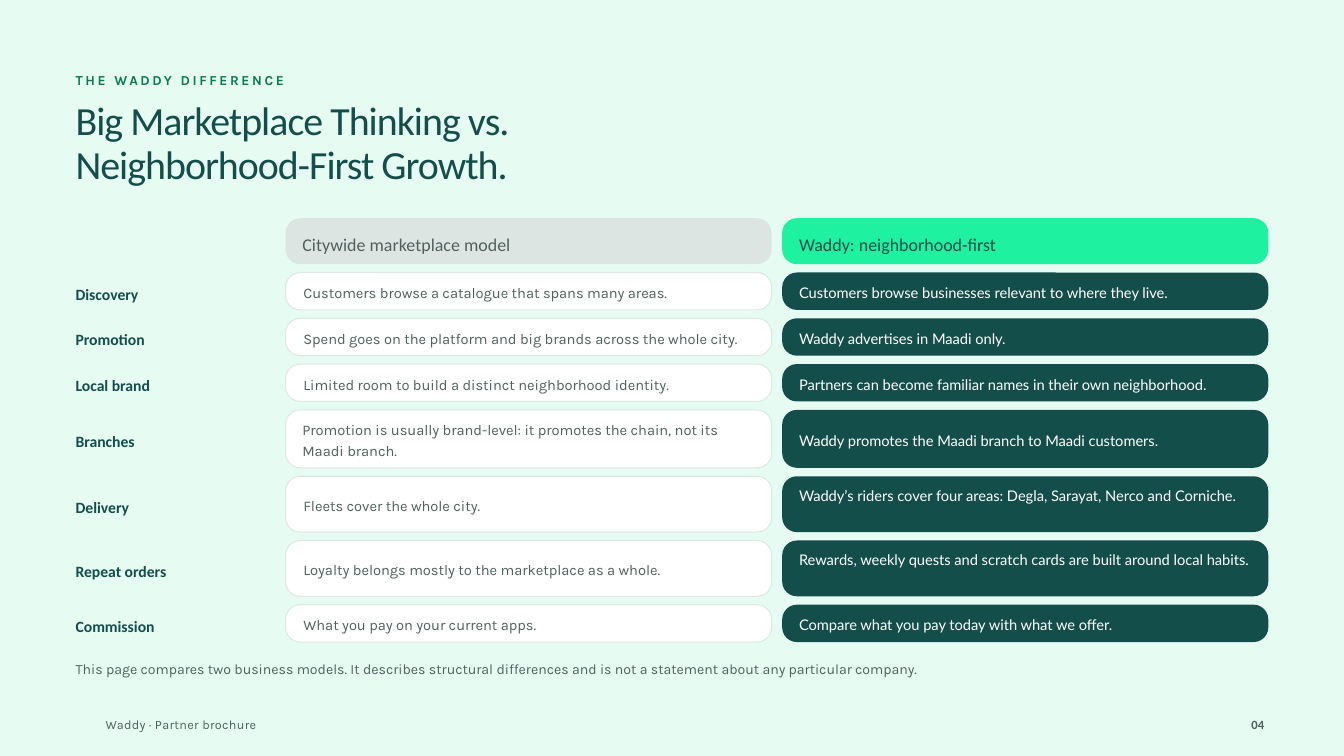
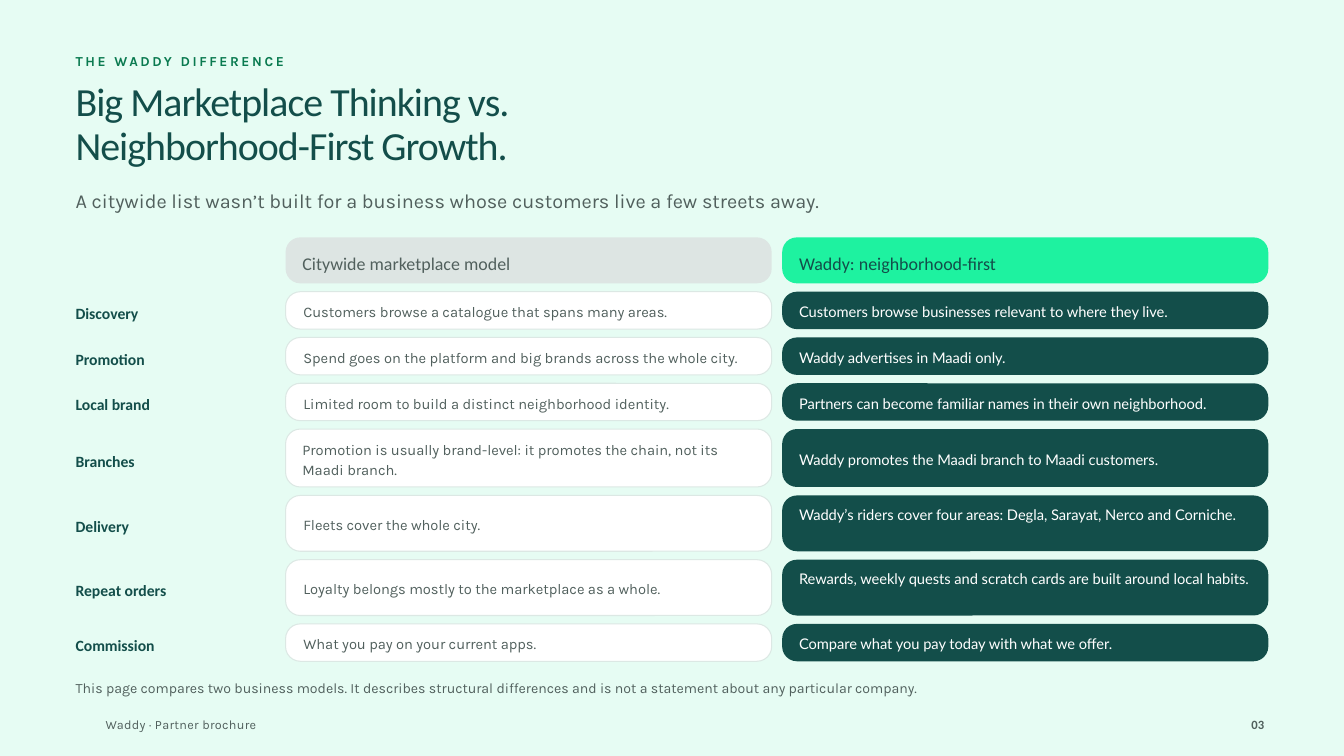
Before and after one commit to Hamdies/waddy_user, a slide deck: slide 3 of marketing/brochure/out/waddy-partner-brochure.pptx (slide 4 before the commit). Drawn at 1344x756 pixels with LibreOffice and Linux fonts; fonts in the diff are those of the drawing; background and template pictures are left out. Boxes give left, top, right and bottom in pixels: in the first picture for what was removed or moved away, otherwise in the second. Text is boxed around its words. In the diff, an @@ line names an element or a change of style, - is before the commit and + after.

```diff
--- a/marketing/brochure/out/waddy-partner-brochure.pptx
+++ b/marketing/brochure/out/waddy-partner-brochure.pptx
@@ text "THE WADDY DIFFERENCE": place and size @@
-text "THE WADDY DIFFERENCE" at [76,76,284,85]
+text "THE WADDY DIFFERENCE" at [76,57,284,66]
@@ text "Big Marketplace Thinking vs. Neighborhood-First ...": place and size @@
-text "Big Marketplace Thinking vs. Neighborhood-First ..." at [76,107,510,186]
+text "Big Marketplace Thinking vs. Neighborhood-First ..." at [76,88,510,167]
@@ text added at [76,194,819,213], 14.2 pt, text #51605D @@
+A citywide list wasn’t built for a business whose customers live a few streets away.
@@ 24 texts, 16 rounded rectangles: place and size @@
-24 texts, 16 rounded rectangles at [76,218,1268,678]
+24 texts, 16 rounded rectangles at [76,237,1268,697]
@@ text at [1251,721,1264,729]: text changed @@
-04
+03
```
Also in this commit, not shown: 6 other slides changed, 1 slide added, 8 slides removed, 40 other files.
